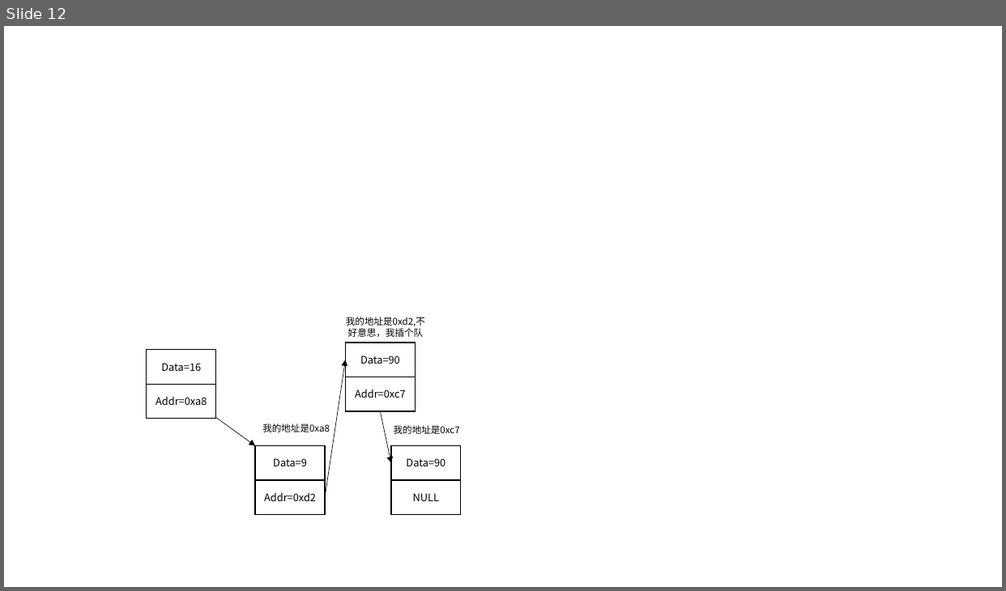
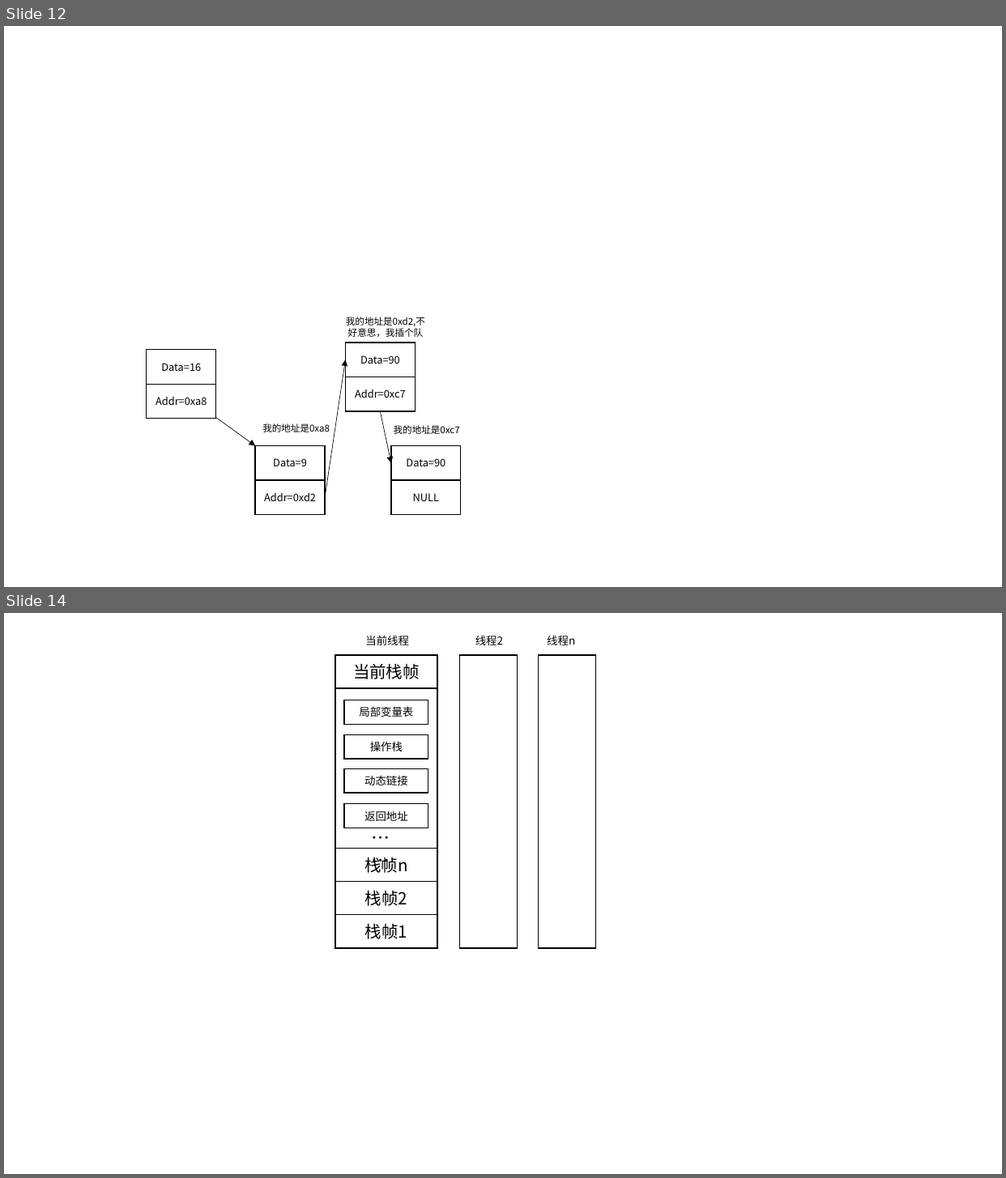
Before and after one commit to The-wind-blows/course, a slide deck: 演示文稿1.pptx. Shown one above the other, each under a label of ours: slide 12 before the commit, slides 12 and 14 after it; the slides between them are not shown. The pictures are 1006x591 and 1006x1178 pixels, drawn with LibreOffice and Linux fonts; fonts in the diff are those of the drawing. Boxes give left, top, right and bottom in pixels: in the first picture for what was removed or moved away, otherwise in the second. Text is boxed around its words. In the diff, an @@ line names an element or a change of style, - is before the commit and + after.

```diff
--- a/演示文稿1.pptx
+++ b/演示文稿1.pptx
@@ slide 14 added at [4, 613, 1002, 1174], background #FFFFFF @@
@@ group added at [335, 635, 595, 948]: 11 rectangles, 4 texts @@
+栈帧n
+栈帧2
+栈帧1
+返回地址
+动态链接
+操作栈
+局部变量表
+当前栈帧
+……
+当前线程
+线程2
+线程n
```
Also in this commit, not shown: 1 other slide added, 11 other files.
